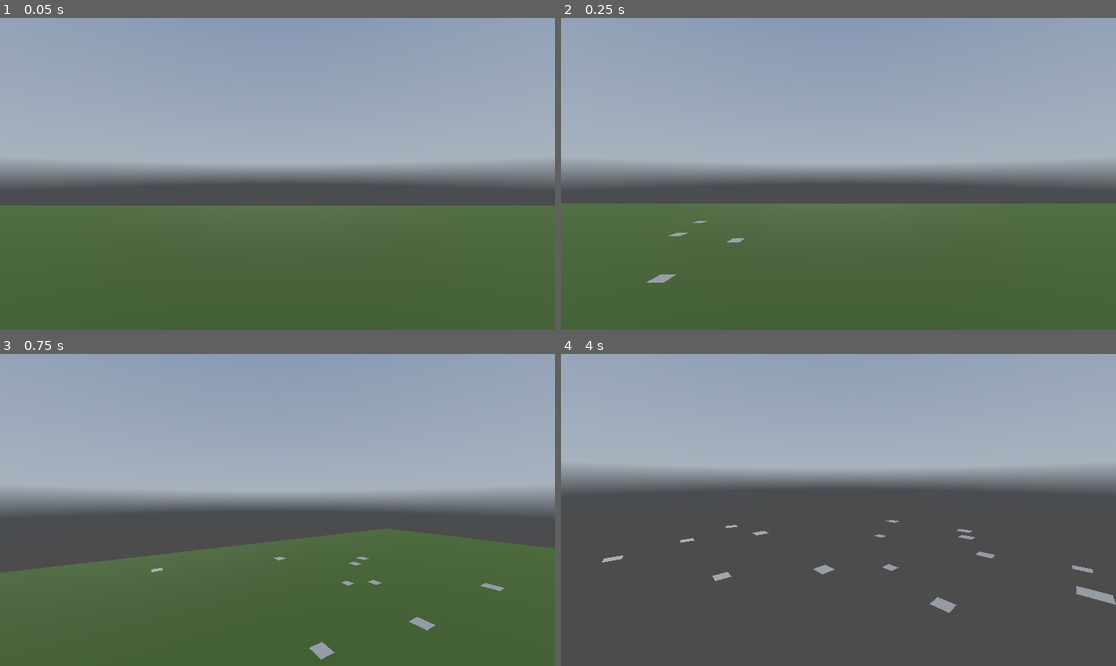
Above: before the commit, frames 1-4 (two rows, left to right).
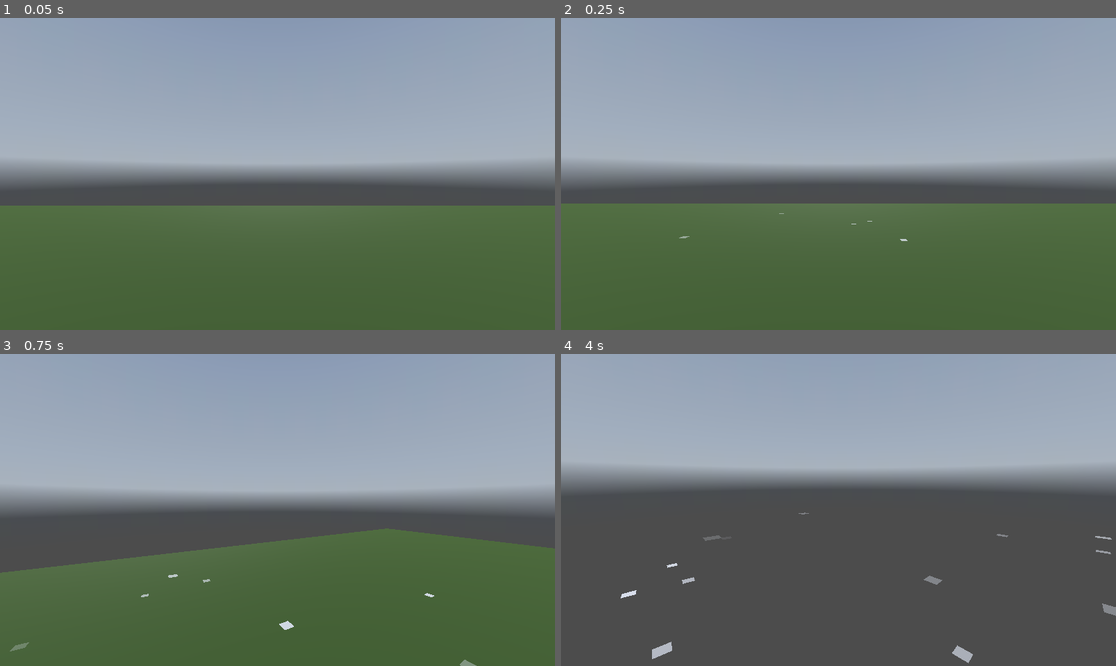
Above: after the commit, the same moments.

Repository: Jensen24/Weather-Template
Game: Godot game, scene res://Scenes/main.tscn
Same seed, same stepped clock (60 frames per second), same inputs: the game is played once before the commit and once after it. A sky picture missing from this copy of the repository is replaced by a grey-blue gradient.
Inputs (mouse positions are in pixels of both pictures, inside the frame that each line leads up to):
- Up to frame 1 (0.05 s): no input
- Up to frame 2 (0.25 s): no input
- Up to frame 3 (0.75 s): tap Enter (ui_accept) at 0.5 s; move the mouse to (305, 510) at 0.52 s; hold W (move_up) from 0.53 s (still down)
- Up to frame 4 (4 s): keep holding W (move_up); tap Enter (ui_accept) at 0.77, 1.52, 3.02, 3.77 s; move the mouse to (810, 510) at 1.27 s; move the mouse to (849, 503) at 2.02 s; move the mouse to (832, 516) at 2.77 s; move the mouse to (877, 513) at 3.52 s

Frame 1 is identical in both runs. In frame 2, 0.2% of the frame differs, in the area x 15-63%, y 62-85%; in frame 3, 0.5%; in frame 4, 1.2%, in the area x 7-100%, y 50-100%.

Commit message:
Added color gradient to allow fading of Impact related instances

Diff:
--- a/Scenes/main.tscn
+++ b/Scenes/main.tscn
@@ -24,6 +24,7 @@
 [sub_resource type="Environment" id="Environment_jjgbg"]
 background_mode = 2
 sky = SubResource("Sky_21xkr")
+volumetric_fog_enabled = true
 volumetric_fog_density = 0.03
 volumetric_fog_albedo = Color(0.5686275, 0.62352943, 0.6313726, 1)
 
--- a/Scenes/weather_controller.gd
+++ b/Scenes/weather_controller.gd
@@ -1 +1,7 @@
 extends Node3D
+
+enum state {
+	light,
+	medium,
+	heavy
+}
--- a/Scenes/weather_controller.tscn
+++ b/Scenes/weather_controller.tscn
@@ -18,7 +18,7 @@
 
 [sub_resource type="Curve" id="Curve_hoh5m"]
 _limits = [0.0, 0.1, 0.0, 1.0]
-_data = [Vector2(0.008955218, 0.0014218017), 0.0, 0.0, 0, 0, Vector2(0.020895518, 0.04686019), 0.42999604, 0.42999604, 0, 0, Vector2(0.99999994, 0), 0.0, 0.0, 0, 0]
+_data = [Vector2(0.011940293, 0.09846154), 0.0, 0.0, 0, 0, Vector2(0.5074627, 0.049999997), -0.30212206, -0.30212206, 0, 0, Vector2(0.99999994, 0), 0.0, 0.0, 0, 0]
 point_count = 3
 
 [sub_resource type="StandardMaterial3D" id="StandardMaterial3D_hoh5m"]
@@ -31,7 +31,22 @@
 
 [sub_resource type="RibbonTrailMesh" id="RibbonTrailMesh_n1uu3"]
 material = SubResource("StandardMaterial3D_hoh5m")
+size = 0.5
+sections = 4
+section_length = 0.3
 curve = SubResource("Curve_hoh5m")
+
+[sub_resource type="ParticleProcessMaterial" id="ParticleProcessMaterial_d0u6y"]
+
+[sub_resource type="TubeTrailMesh" id="TubeTrailMesh_fcnqv"]
+radius = 0.2
+cap_top = false
+
+[sub_resource type="Gradient" id="Gradient_p3ub1"]
+colors = PackedColorArray(1, 1, 1, 1, 1, 1, 1, 0)
+
+[sub_resource type="GradientTexture1D" id="GradientTexture1D_540mo"]
+gradient = SubResource("Gradient_p3ub1")
 
 [sub_resource type="ParticleProcessMaterial" id="ParticleProcessMaterial_g4v7s"]
 emission_shape_scale = Vector3(6.5, 6.5, 1)
@@ -41,21 +56,38 @@
 emission_ring_radius = 1.0
 emission_ring_inner_radius = 0.0
 emission_ring_cone_angle = 90.0
+gravity = Vector3(0, 0, 0)
+color = Color(0.827451, 0.827451, 0.827451, 1)
+color_ramp = SubResource("GradientTexture1D_540mo")
 collision_mode = 1
 collision_friction = 0.0
 collision_bounce = 0.0
 sub_emitter_mode = 1
 sub_emitter_frequency = 4.0
 
+[sub_resource type="StandardMaterial3D" id="StandardMaterial3D_vkcys"]
+transparency = 1
+vertex_color_use_as_albedo = true
+
 [sub_resource type="QuadMesh" id="QuadMesh_yf5fn"]
-size = Vector2(0.25, 0.25)
+material = SubResource("StandardMaterial3D_vkcys")
+size = Vector2(0.15, 0.15)
+
+[sub_resource type="Gradient" id="Gradient_540mo"]
+colors = PackedColorArray(1, 1, 1, 1, 1, 1, 1, 0)
+
+[sub_resource type="GradientTexture1D" id="GradientTexture1D_bpvwk"]
+gradient = SubResource("Gradient_540mo")
 
 [sub_resource type="ParticleProcessMaterial" id="ParticleProcessMaterial_p0kti"]
 gravity = Vector3(0, 0, 0)
+color = Color(0.827451, 0.827451, 0.827451, 1)
+color_ramp = SubResource("GradientTexture1D_bpvwk")
 
 [sub_resource type="StandardMaterial3D" id="StandardMaterial3D_p0kti"]
 transparency = 1
 cull_mode = 2
+shading_mode = 0
 vertex_color_use_as_albedo = true
 albedo_texture = ExtResource("4_540mo")
 billboard_mode = 1
@@ -71,31 +103,38 @@
 amount = 1000
 lifetime = 2.0
 randomness = 0.4
-collision_base_size = 38.12
+fixed_fps = 60
 visibility_aabb = AABB(-10, -20, -10, 20, 20, 20)
 trail_enabled = true
 trail_lifetime = 0.15000000000000002
 process_material = SubResource("ParticleProcessMaterial_hoh5m")
 draw_pass_1 = SubResource("RibbonTrailMesh_n1uu3")
 
+[node name="Lightning" type="GPUParticles3D" parent="." unique_id=1575514605]
+transform = Transform3D(1, 0, 0, 0, 1, 0, 0, 0, 1, 0, 13.934, 0)
+amount = 1
+lifetime = 1.5
+process_material = SubResource("ParticleProcessMaterial_d0u6y")
+draw_pass_1 = SubResource("TubeTrailMesh_fcnqv")
+
 [node name="PlayerTracker" type="Node3D" parent="." unique_id=609480628]
 script = ExtResource("3_p0kti")
 
-[node name="Splashes" type="GPUParticles3D" parent="PlayerTracker" unique_id=1565397462]
+[node name="Impact Marks" type="GPUParticles3D" parent="PlayerTracker" unique_id=1565397462]
 transform = Transform3D(1, 0, 0, 0, -0.0024824555, 0.9999969, 0, -0.9999969, -0.0024824555, 0, -0.17215693, 0.00025248528)
 amount = 60
-sub_emitter = NodePath("Impact")
-lifetime = 0.02
+sub_emitter = NodePath("Impact Mist")
+lifetime = 0.09999999999999999
 speed_scale = 0.4
 visibility_aabb = AABB(-10, -10, -10, 20, 20, 20)
 process_material = SubResource("ParticleProcessMaterial_g4v7s")
 draw_pass_1 = SubResource("QuadMesh_yf5fn")
 
-[node name="Impact" type="GPUParticles3D" parent="PlayerTracker/Splashes" unique_id=413956670]
+[node name="Impact Mist" type="GPUParticles3D" parent="PlayerTracker/Impact Marks" unique_id=413956670]
 transform = Transform3D(1, 0, 0, 0, 1.0000001, 0, 0, 0, 1.0000001, 0, 0, 0)
 emitting = false
-amount = 60
-lifetime = 0.05
+amount = 15
+lifetime = 0.09999999999999999
 speed_scale = 0.5
 visibility_aabb = AABB(-10, -10, -10, 20, 20, 20)
 draw_order = 1
